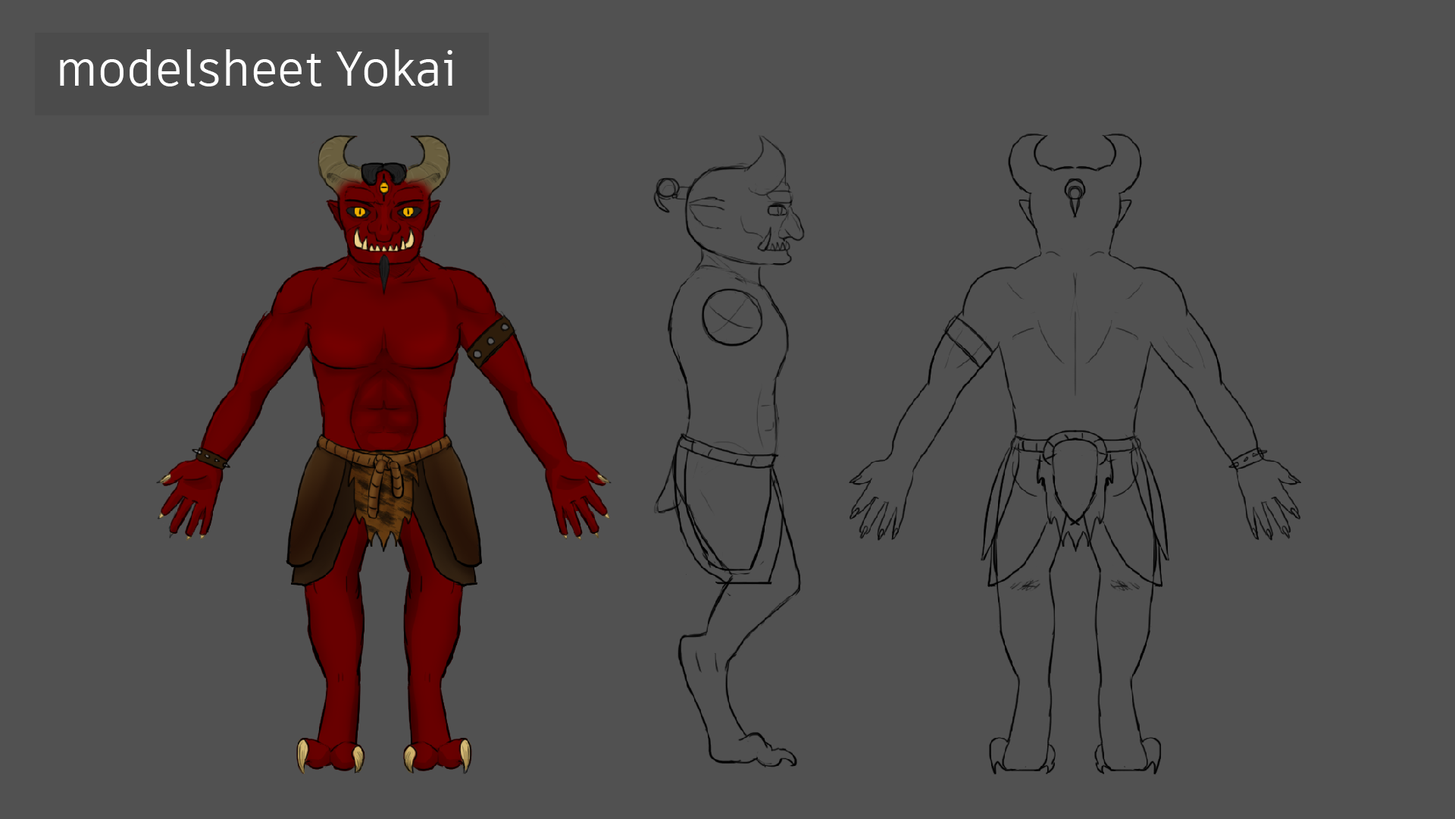
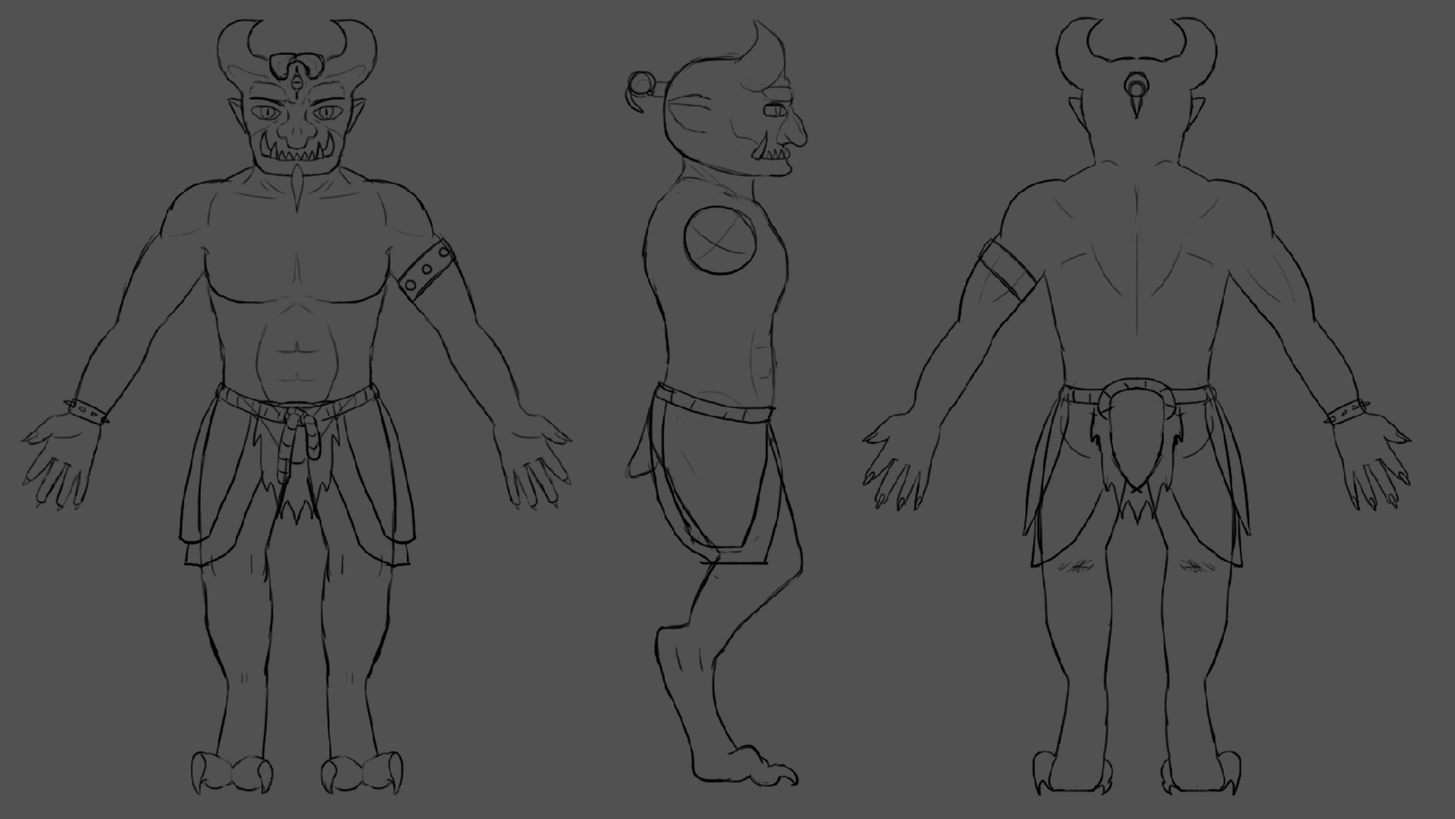
Comparing the layer stacks of the two w=1455, h=819 images. Changes:
added group "views uncolored" with 9 layers above "title" over [20, 16, 1413, 796]
added group "front" with 2 layers in group "views uncolored" over [20, 18, 584, 796]
added layer "Frontview" in group "front" over [20, 18, 584, 796]
added layer "Clothing front" in group "front" over [62, 235, 460, 570]
added group "side" with 2 layers in group "views uncolored" over [624, 18, 809, 788]
added layer "Sideview" in group "side" over [624, 18, 809, 788]
added layer "Clothing side" in group "side" over [647, 379, 787, 579]
added group "back" with 2 layers in group "views uncolored" over [861, 16, 1413, 796]
added layer "Clothing back" in group "back" over [975, 235, 1372, 571]
added layer "Backview" in group "back" over [861, 16, 1413, 796]
moved "modelsheet Yokai" into group "title" over [59, 49, 453, 87]
moved "Rectangle 1" into group "title" over [34, 32, 489, 116]
hid group "clothes" (8 layers) over [177, 279, 1269, 628]
hid group "oni" (11 layers) over [121, 109, 1302, 796]
